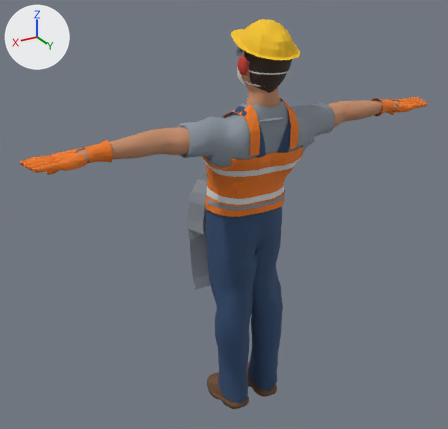
The glTF model assets/modelos3d/pessoa_homem.glb: old version first, new version second.
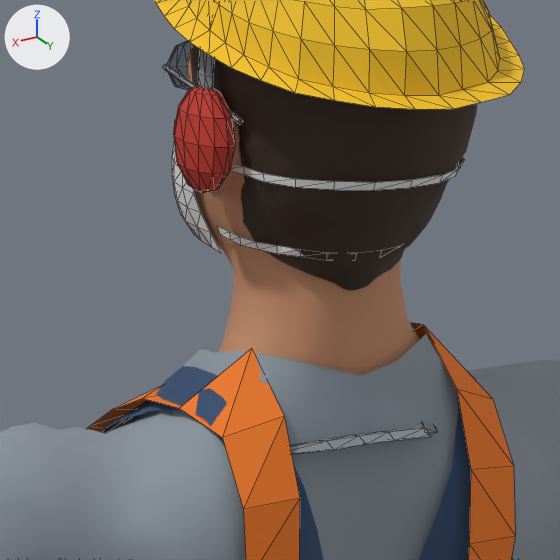
Each version appears first whole from a 50 mm lens placed at (1.428, 2.182, 2.119), pointed at (0.086, -0.055, 1.001), and next in a close-up on the part from 46% to 68% of the width and 9% to 33% of the height. Arrows for +X, +Y and +Z are at upper left; the lights stay in place. The last two pictures show the newer version. The close-ups show mesh edges as thin lines. Vertices at exactly the same position are counted once.

Script lines for the objects in view, before the commit:
```python
me_corpo = bpy.data.meshes.new('corpo')
me_corpo.from_pydata(...)  # 6513 vertices, 12206 faces; spans x -0.97..0.97, y -0.18..0.23, z -0.01..1.85
me_corpo.materials.append(mat_camisa)  # grey #8c96a0
me_corpo.materials.append(mat_labio)  # pink #b47668
me_corpo.materials.append(mat_pele)  # orange #c68e6b
me_corpo.materials.append(mat_calca)  # dark blue #2f4a6e
me_corpo.materials.append(mat_fivela)  # grey #b4b8bd
me_corpo.materials.append(mat_calcado)  # black #22201f
me_corpo.materials.append(mat_sola)  # black #151414
me_corpo.materials.append(mat_cabelo)  # brown #3b2a20
me_corpo.materials.append(mat_olho)  # brown #3a2a20
me_corpo.materials.append(mat_olho_branco)  # white #eeeae4
me_epi_mascara = bpy.data.meshes.new('epi_mascara')
me_epi_mascara.from_pydata(...)  # 159 vertices, 208 faces; spans x -0.084..0.084, y -0.039..0.222, z 1.607..1.694
me_epi_mascara.materials.append(mat_epi_branco)  # white #eeeff0
me_epi_oculos = bpy.data.meshes.new('epi_oculos')
me_epi_oculos.from_pydata(...)  # 136 vertices, 256 faces; spans x -0.098..0.095, y -0.004..0.147, z 1.708..1.749
# faces by material slot: [192, 64]
me_epi_oculos.materials.append(mat_epi_lente)  # greyish blue #5c6e7a
me_epi_oculos.materials.append(mat_epi_cinza)  # grey #8a9199
ob_corpo = bpy.data.objects.new('corpo', me_corpo)
ob_corpo.location = (0.0, 0.0, 0.0)
ob_epi_mascara = bpy.data.objects.new('epi_mascara', me_epi_mascara)
ob_epi_mascara.location = (0.0, 0.0, 0.0)
ob_epi_oculos = bpy.data.objects.new('epi_oculos', me_epi_oculos)
ob_epi_oculos.location = (0.0, 0.0, 0.0)
# also in view: 'epi_colete' at (0.002, 0.02, 1.299); 'epi_avental' at (0.0, 0.0, 1.057); 'epi_capacete' at (-0.005, 0.104, 1.797); 'epi_protetor_auricular' at (0.0, 0.113, 1.76)
```
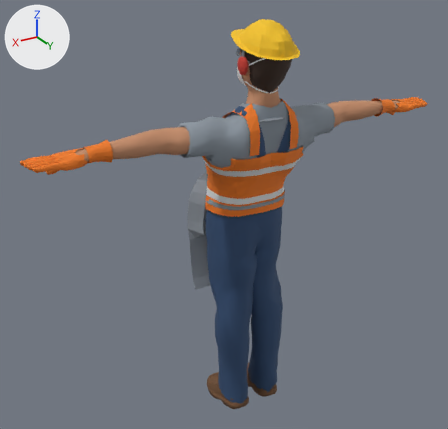
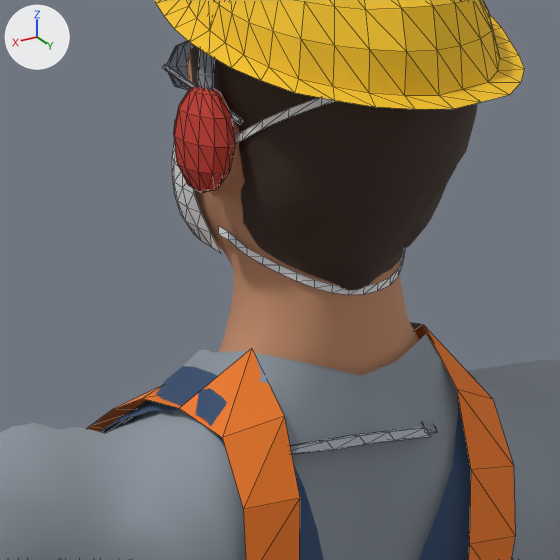
Edits to the bpy script that builds the scene:
```text
Change me_epi_mascara:
    used by ob_epi_mascara; location = (0.0, 0.0, 0.0)
    remove me_epi_mascara.from_pydata(...)  # 159 vertices, 208 faces; spans x -0.084..0.084, y -0.039..0.222, z 1.607..1.694
    add me_epi_mascara.from_pydata(...)  # 175 vertices, 224 faces; spans x -0.092..0.092, y -0.039..0.235, z 1.587..1.752
    me_epi_mascara part 1: the loose piece of 34 vertices spanning x -0.068..0.068, y 0.074..0.189, z 1.617..1.627 is rebuilt with 42 vertices and now spans x -0.067..0.067, y 0.075..0.168, z 1.587..1.627
    me_epi_mascara part 2
    16 vertices are removed from x -0.084..-0.028, y 0.068..0.218, z 1.671..1.682
    16 faces are deleted
    17 vertices move from x 0.0..0.084, y 0.069..0.222, z 1.671..1.681 to x 0.047..0.092, y 0.069..0.221, z 1.676..1.744
    12 vertices are added at x -0.092..0.025, y 0.068..0.235, z 1.676..1.746
    7 new vertices lie (0.0, 0.0, 0.006) away from vertices in x -0.092..0.0, y 0.087..0.235, z 1.678..1.746
    5 new vertices lie (0.0, 0.001, 0.006) away from vertices in x -0.092..0.025, y 0.068..0.231, z 1.676..1.744
    24 new faces join them
```

Where the change shows, as pixel boxes [x1, y1, x2, y2] in the close-ups (560 x 560 px; the box of a moved part takes in the faces that stretch with it):
'epi_mascara', reshaped
    before: [172, 125, 465, 257]
    after: [172, 98, 405, 295]
part 1 of me_epi_mascara, rebuilt
    before: [217, 226, 329, 257]
    after: [219, 226, 405, 295]
part 2 of me_epi_mascara, moved or reshaped
    before: [232, 157, 465, 190]
    after: [234, 98, 335, 143]
